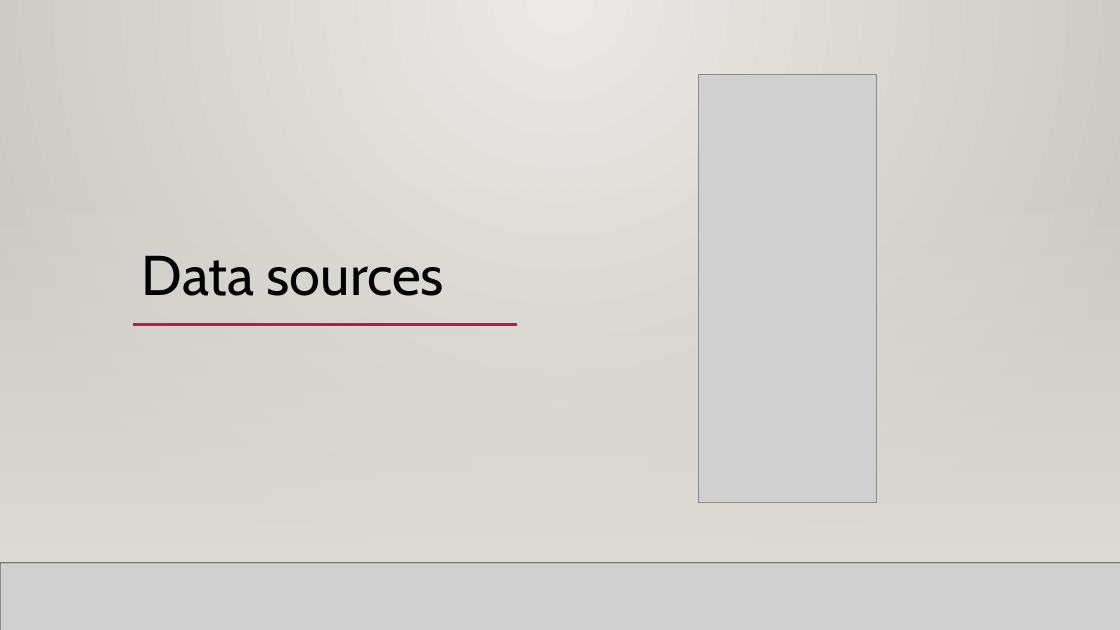
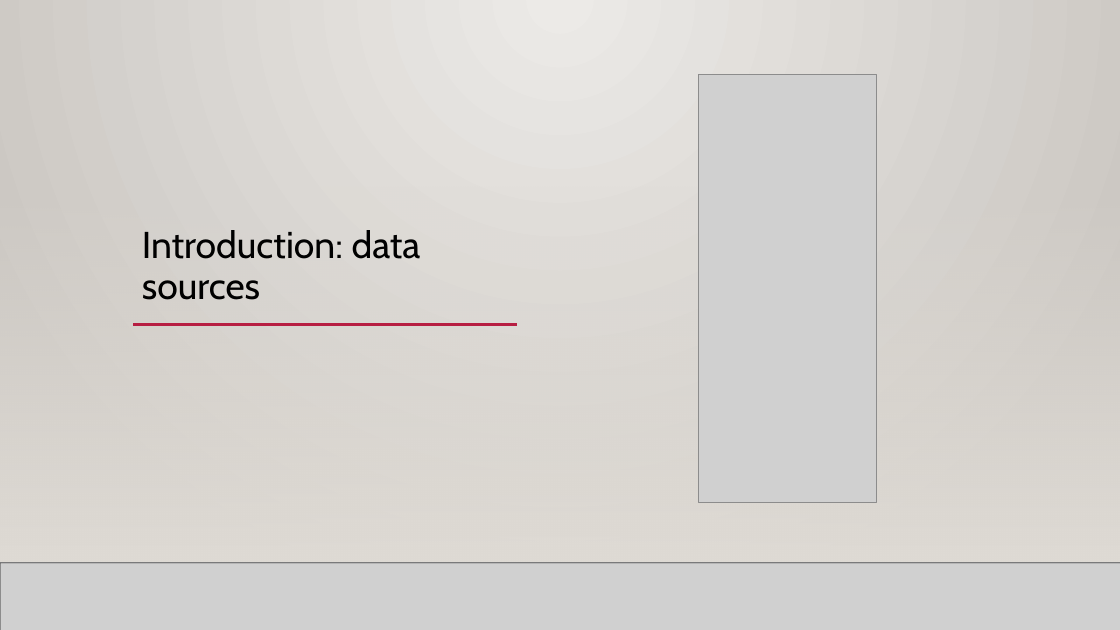
Before and after one commit to mahyarshu/Gigalytics, a slide deck: slide 16 of documents/Presentation/Innovators.pptx (slide 24 before the commit). Drawn at 1120x630 pixels with LibreOffice and Linux fonts; fonts in the diff are those of the drawing; grey boxes stand for pictures; background and template pictures are left out. Boxes give left, top, right and bottom in pixels: in the first picture for what was removed or moved away, otherwise in the second. Text is boxed around its words. In the diff, an @@ line names an element or a change of style, - is before the commit and + after.

```diff
--- a/documents/Presentation/Innovators.pptx
+++ b/documents/Presentation/Innovators.pptx
@@ title at [142,230,421,300]: text changed; size 48 to 32 pt @@
-Data sources
+Introduction: data sources
```
Also in this commit, not shown: 16 other slides changed, 1 slide added, 1 slide removed.
